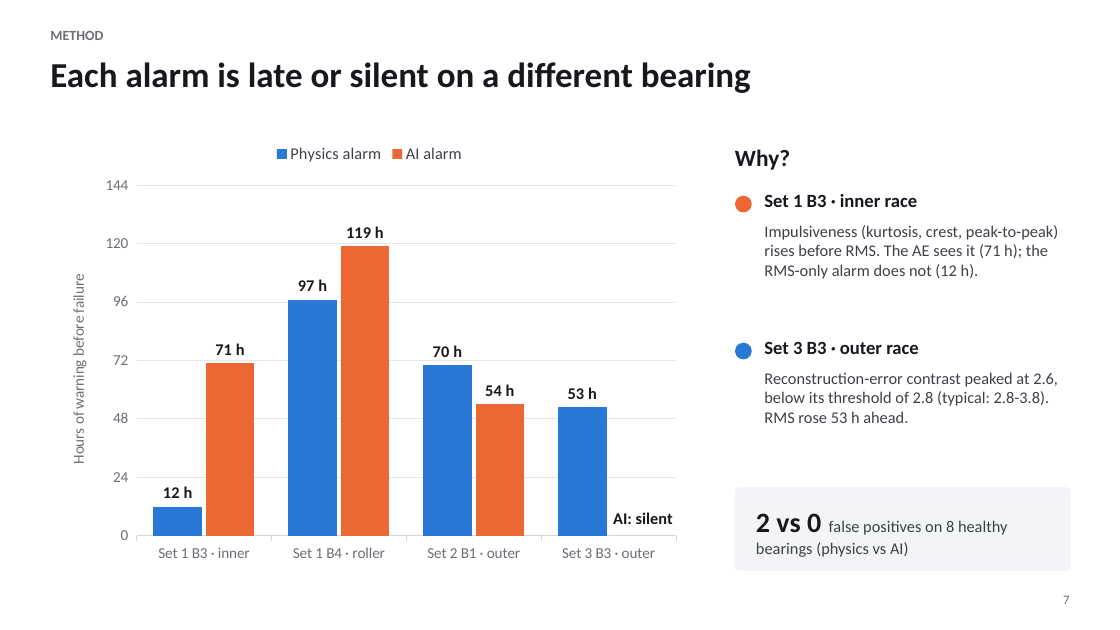
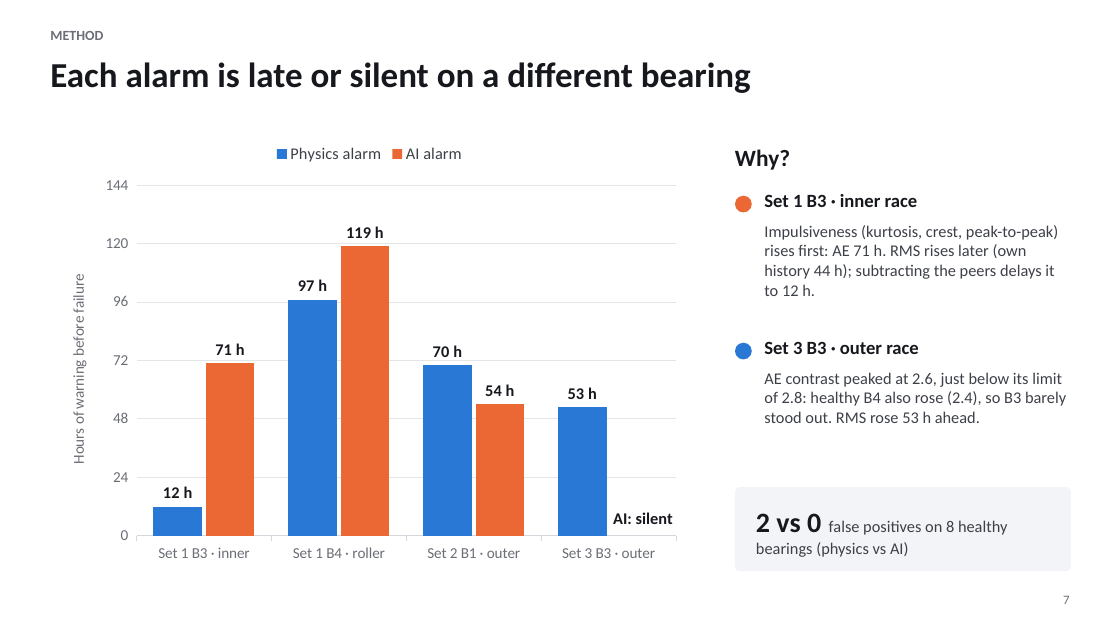
Before and after one commit to Adrian-Jotham/AISmartFactory, a slide deck: slide 7 of predictive_maintenance_part2.pptx. Drawn at 1120x630 pixels with LibreOffice and Linux fonts; fonts in the diff are those of the drawing. Boxes give left, top, right and bottom in pixels: in the first picture for what was removed or moved away, otherwise in the second. Text is boxed around its words. In the diff, an @@ line names an element or a change of style, - is before the commit and + after.

```diff
--- a/predictive_maintenance_part2.pptx
+++ b/predictive_maintenance_part2.pptx
@@ text at [764,225,1058,296]: text changed @@
-Impulsiveness (kurtosis, crest, peak-to-peak) rises before RMS. The AE sees it (71 h); the RMS-only alarm does not (12 h).
+Impulsiveness (kurtosis, crest, peak-to-peak) rises first: AE 71 h. RMS rises later (own history 44 h); subtracting the peers delays it to 12 h.
@@ text at [764,372,1066,423]: text changed @@
-Reconstruction-error contrast peaked at 2.6, below its threshold of 2.8 (typical: 2.8-3.8). RMS rose 53 h ahead.
+AE contrast peaked at 2.6, just below its limit of 2.8: healthy B4 also rose (2.4), so B3 barely stood out. RMS rose 53 h ahead.
```
Also in this commit, not shown: 11 other slides changed, 1 slide added, 23 other files.
